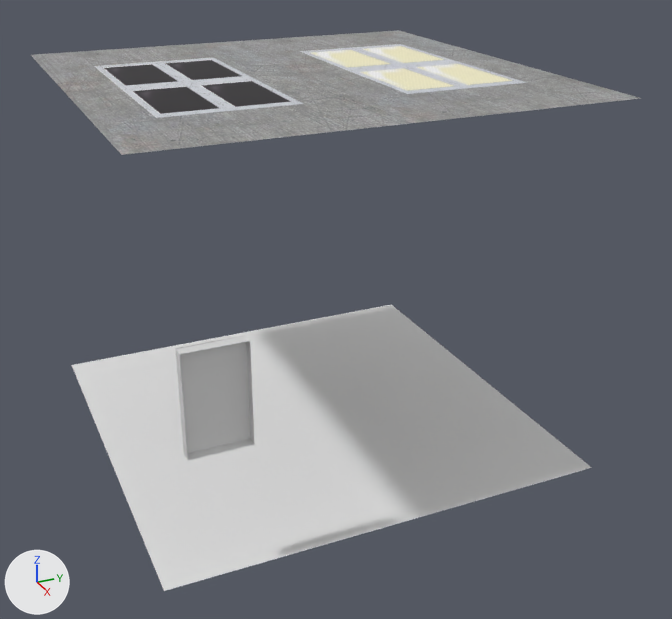
Two versions of the Blender file mod/elevator.blend, one commit apart.
Both versions are drawn from a 50 mm lens placed at (11.76, -4.79, 7.55), pointed at (0.69, 0.2, 2.01). The lights are fixed; the arrows at lower left show +X, +Y and +Z.

Objects in the first picture: 'Ceiling', 'Floor', 'PanelBox'.
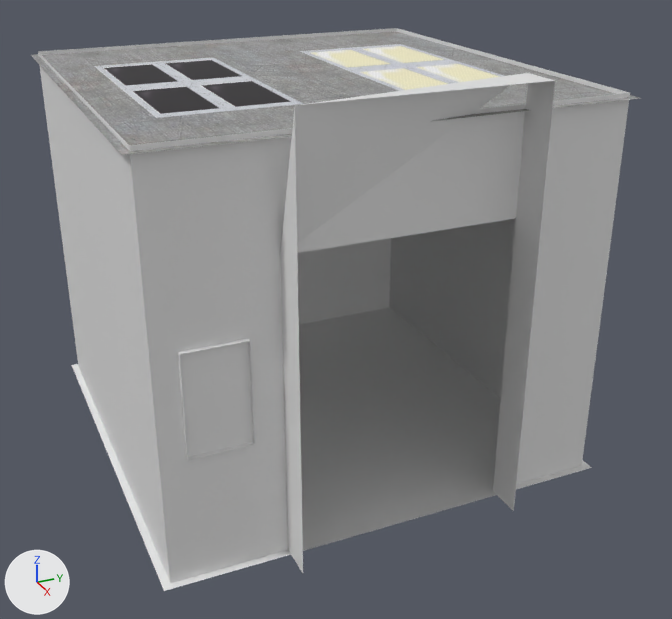
Edits to the bpy script that builds the scene:
```text
Change ob_walls:
    remove ob_walls.hide_set(True)
```

Changed parts and their boxes [x1, y1, x2, y2] in the pictures (672 x 619 px):
'Walls', shown: after [38, 28, 630, 583]
'PanelBox', unchanged, covered by the edit: before [176, 336, 254, 460]; after [178, 339, 254, 460]
